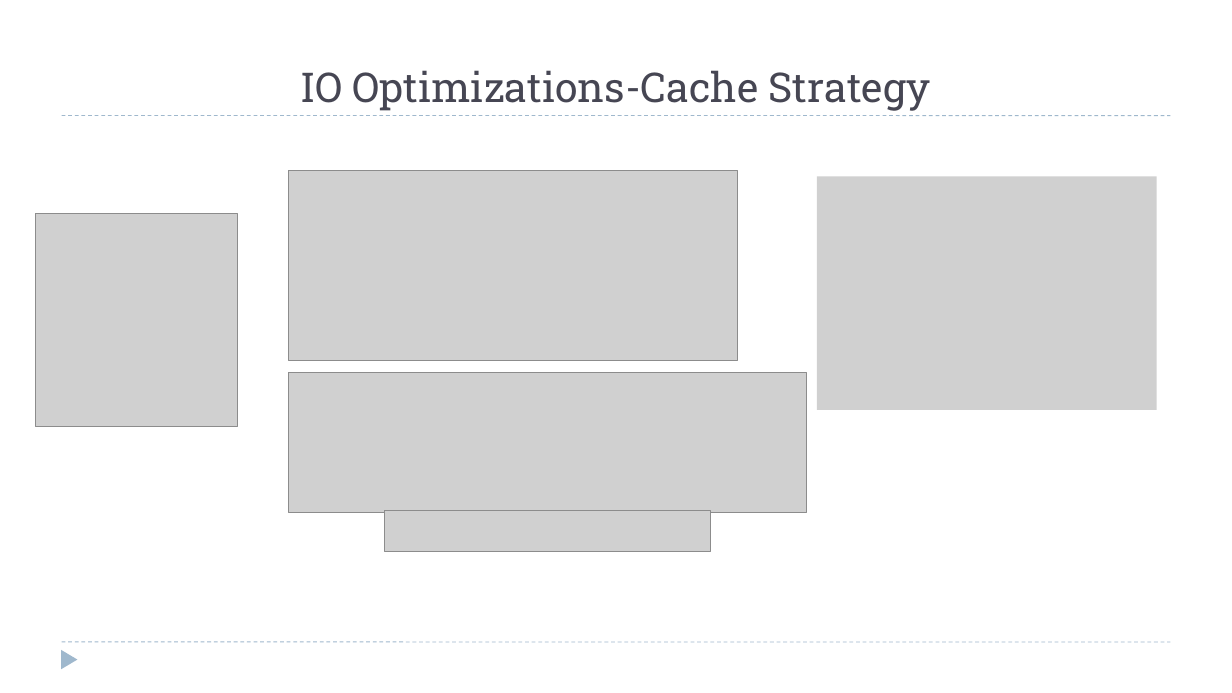
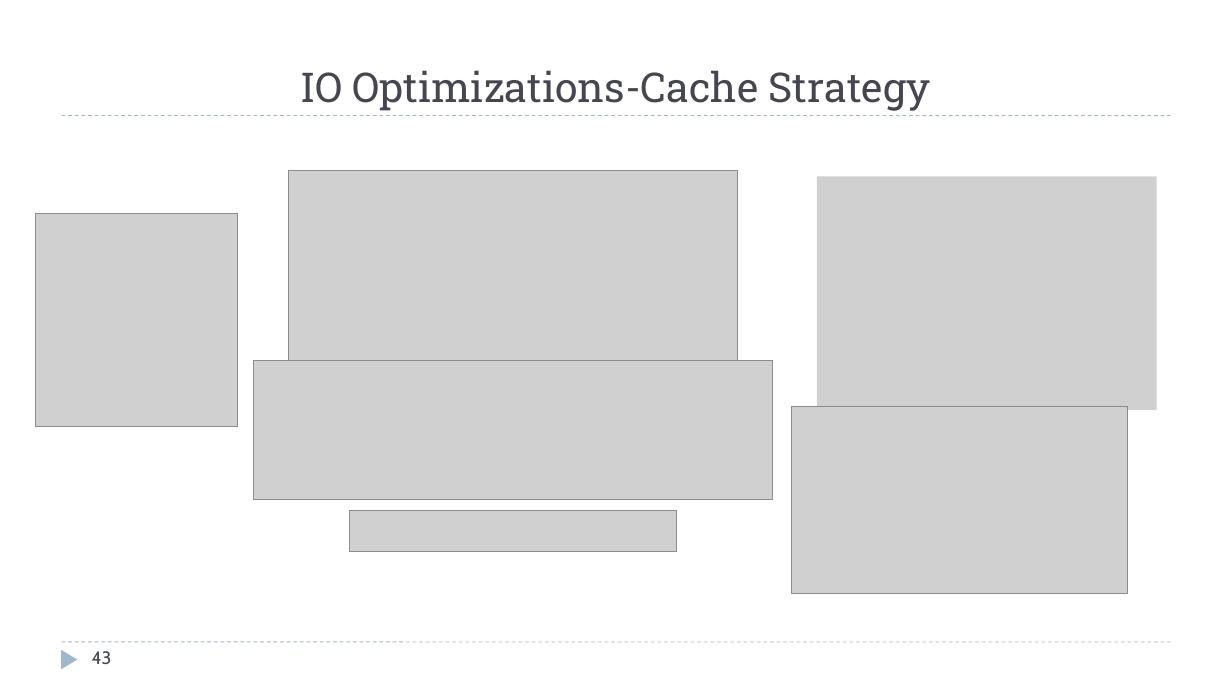
Before and after one commit to zixiaojindao/time-series-survey, a slide deck: slide 43 of slide/tsdm.pptx (slide 44 before the commit). Drawn at 1232x693 pixels with LibreOffice and Linux fonts; fonts in the diff are those of the drawing; grey boxes stand for pictures. Boxes give left, top, right and bottom in pixels: in the first picture for what was removed or moved away, otherwise in the second. Text is boxed around its words. In the diff, an @@ line names an element or a change of style, - is before the commit and + after.

```diff
--- a/slide/tsdm.pptx
+++ b/slide/tsdm.pptx
@@ picture: place and size @@
-picture at box(288, 372, 807, 512)
+picture at box(253, 360, 772, 500)
@@ picture added at box(792, 407, 1128, 593) @@
@@ picture: place and size @@
-picture at box(384, 511, 711, 552)
+picture at box(350, 511, 677, 552)
@@ page number added at box(92, 651, 112, 664), 14 pt, text #464653 @@
+43
```
Also in this commit, not shown: 61 other slides changed, 1 slide added, 1 slide removed.
